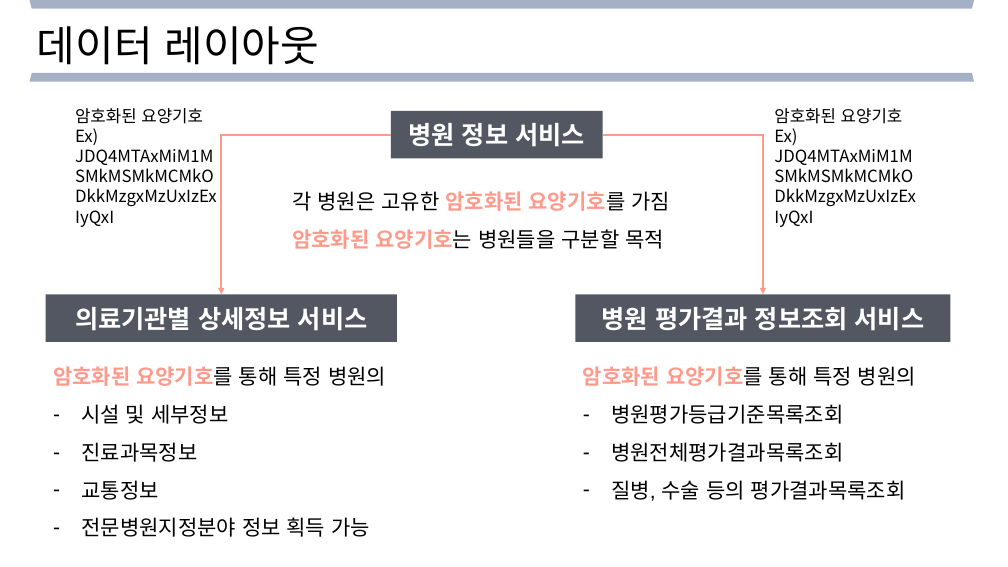
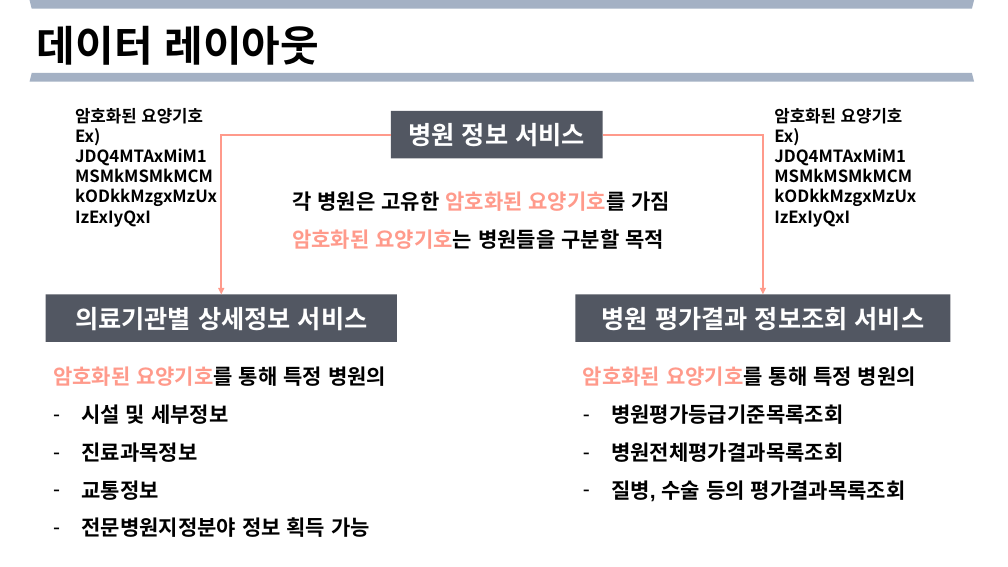
Before and after one commit to Helloworldist/MediWeb, a slide deck: slide 5 of ppt/4주차 발표_3조.pptx. Drawn at 1008x567 pixels with LibreOffice and Linux fonts; fonts in the diff are those of the drawing. Boxes give left, top, right and bottom in pixels: in the first picture for what was removed or moved away, otherwise in the second. Text is boxed around its words. In the diff, an @@ line names an element or a change of style, - is before the commit and + after.

```diff
--- a/ppt/4주차 발표_3조.pptx
+++ b/ppt/4주차 발표_3조.pptx
@@ bold on in 3 elements at bbox=[37, 25, 318, 65], bbox=[75, 108, 203, 146], bbox=[774, 108, 903, 146] @@
@@ text "각 병원은 고유한 암호화된 요양기호를 ..." at bbox=[292, 191, 670, 249]: bold on in "각 병원은 고유한 요양기호를 가짐", "요양기호는 병원들을 구분할 목적" @@
@@ text "암호화된 요양기호를 통해 특정 병원의" at bbox=[53, 366, 386, 537]: bold on in "요양기호를 통해 특정 병원의", "시설 및 세부정보", "진료과목정보", "교통정보" and 1 more places @@
@@ text "암호화된 요양기호를 통해 특정 병원의" at bbox=[583, 366, 916, 502]: bold on in "요양기호를 통해 특정 병원의", "병원평가등급기준목록조회", "병원전체평가결과목록조회", "질병, 수술 등의 평가결과목록조회" @@
```
Also in this commit, not shown: 9 other slides changed.
